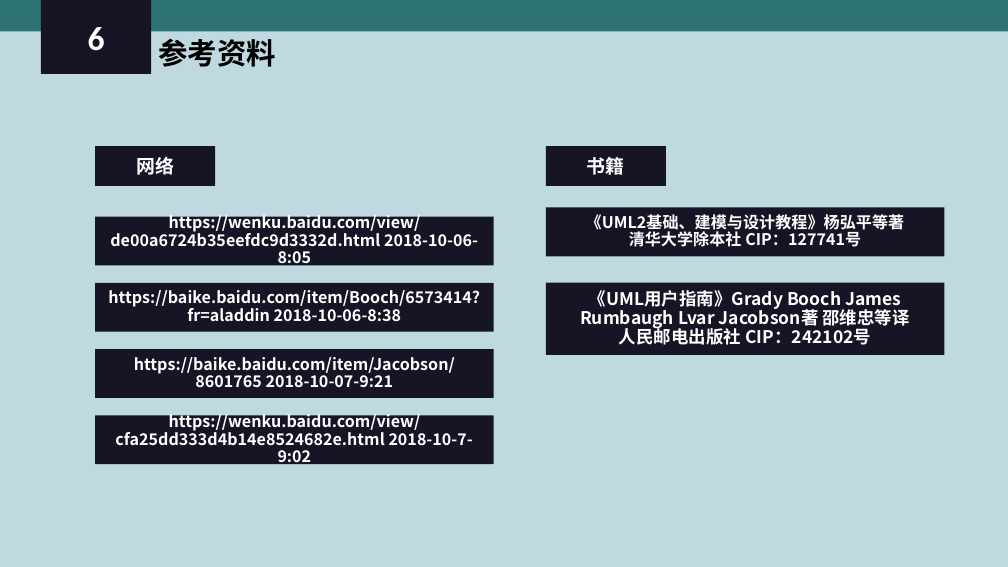
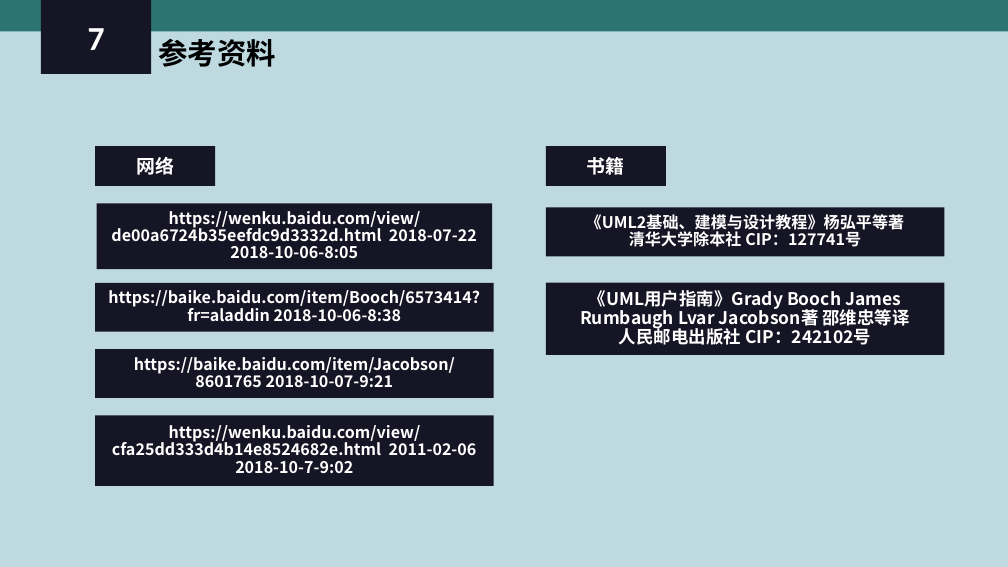
Before and after one commit to PRD-2018-G04/PRD-2018-G04, a slide deck: slide 44 of G04项目组/受控文档/翻转课堂PPT/PRD2018-G04-UML概述.ppt (slide 41 before the commit). Drawn at 1008x567 pixels with LibreOffice and Linux fonts; fonts in the diff are those of the drawing. Boxes give left, top, right and bottom in pixels: in the first picture for what was removed or moved away, otherwise in the second. Text is boxed around its words. In the diff, an @@ line names an element or a change of style, - is before the commit and + after.

```diff
--- a/G04项目组/受控文档/翻转课堂PPT/PRD2018-G04-UML概述.ppt
+++ b/G04项目组/受控文档/翻转课堂PPT/PRD2018-G04-UML概述.ppt
@@ text in rectangle at bbox=[88, 28, 105, 50]: text changed @@
-6
+7
@@ rectangle "https://wenku.baidu.com/view/de00a6724b35eefdc9d3332d.html 2 ...": place and size @@
-rectangle "https://wenku.baidu.com/view/de00a6724b35eefdc9d3332d.html 2 ..." at bbox=[95, 216, 493, 265]
+rectangle "https://wenku.baidu.com/view/de00a6724b35eefdc9d3332d.html 2 ..." at bbox=[97, 203, 492, 269]
@@ text in rectangle at bbox=[111, 211, 477, 259]: text changed @@
-https://wenku.baidu.com/view/de00a6724b35eefdc9d3332d.html 2018-10-06-8:05
+https://wenku.baidu.com/view/de00a6724b35eefdc9d3332d.html 2018-07-22
+2018-10-06-8:05
@@ rectangle "https://wenku.baidu.com/view/cfa25dd333d4b14e8524682e.html 2 ...": place and size @@
-rectangle "https://wenku.baidu.com/view/cfa25dd333d4b14e8524682e.html 2 ..." at bbox=[95, 415, 493, 464]
+rectangle "https://wenku.baidu.com/view/cfa25dd333d4b14e8524682e.html 2 ..." at bbox=[95, 415, 493, 485]
@@ text in rectangle at bbox=[112, 425, 477, 474]: text changed @@
-https://wenku.baidu.com/view/cfa25dd333d4b14e8524682e.html 2018-10-7-9:02
+https://wenku.baidu.com/view/cfa25dd333d4b14e8524682e.html 2011-02-06
+2018-10-7-9:02
```
Also in this commit, not shown: 22 other slides changed, 4 slides added, 1 slide removed.
